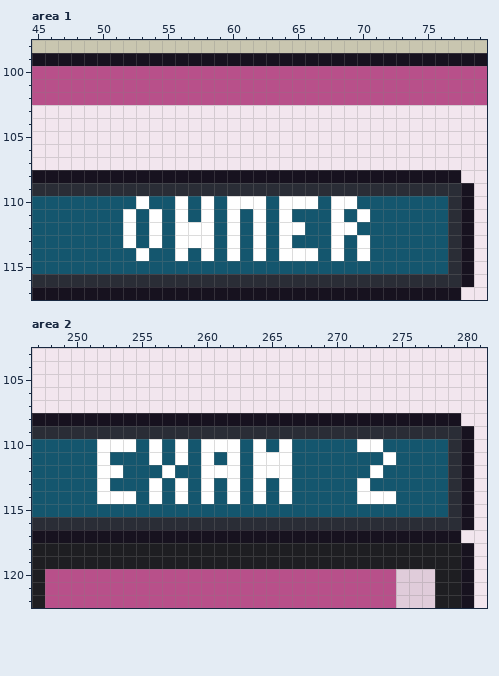
A pixel-art file gets an edit: office/site_dental_b.aseprite. That is the earlier state.
320x320 pixels, 1 frame. Colours within 5 levels of each other are drawn and written as one. Shown: area 1: x 45..79, y 98..117; area 2: x 247..281, y 103..122. The commit also changed other parts of the picture, which this record leaves out.
Now the later version:
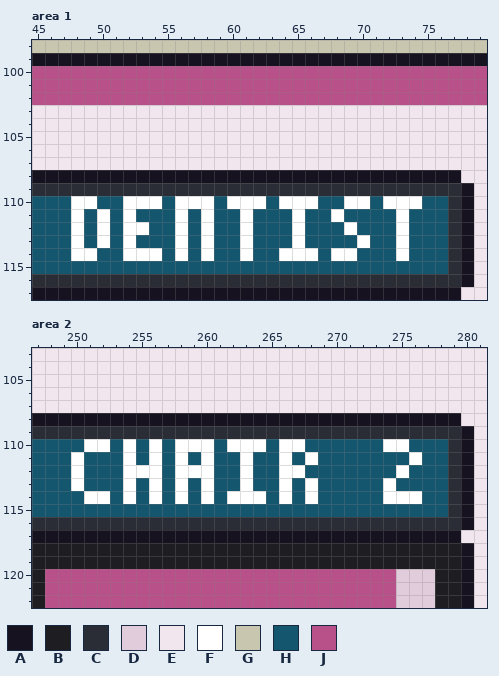
Palette (. is transparent): A #17121f  B #1e1e22  C #2a2d36  D #e0ccda  E #f2e6ee  F #ffffff  G #c9c6b0  H #14566e  J #b8508a
What changed:
Area 1, layer "Plate":
y 110: x 48..49 HH -> FF; x 52 H -> F; x 54 H -> F; x 57 H -> F; x 68 F -> H; x 70 H -> F; x 72..74 HHH -> FFF
y 111: x 48 H -> F; x 50 H -> F; x 54 F -> H; x 60..62 FHF -> HFH; x 64..65 FH -> HF; x 70 F -> H; x 73 H -> F
y 112: x 48 H -> F; x 50 H -> F; x 53..54 HF -> FH; x 57 F -> H; x 60..62 FHF -> HFH; x 64 F -> H; x 68 F -> H; x 73 H -> F
y 113: x 48 H -> F; x 50 H -> F; x 54 F -> H; x 57 F -> H; x 60..62 FHF -> HFH; x 64..65 FH -> HF; x 68 F -> H; x 73 H -> F
y 114: x 48..49 HH -> FF; x 52 H -> F; x 54 H -> F; x 60..62 FHF -> HFH; x 69..70 HF -> FH; x 73 H -> F
Area 2, layer "Plate":
y 110: x 251 H -> F; x 253 F -> H; x 259 H -> F; x 261 F -> H; x 263 H -> F; x 267 H -> F; x 272..275 FFHH -> HHFF
y 111: x 250 H -> F; x 252 F -> H; x 254 H -> F; x 262..265 FHFF -> HFHH; x 268 H -> F; x 274 F -> H; x 276 H -> F
y 112: x 250 H -> F; x 252..259 FFHHHFHH -> HHFFFHFF; x 261..265 FFHFF -> HHFHH; x 267 H -> F; x 273 F -> H; x 275 H -> F
y 113: x 250 H -> F; x 252 F -> H; x 254 H -> F; x 262..264 FHF -> HFH; x 268 H -> F; x 272 F -> H; x 274 H -> F
y 114: x 251 H -> F; x 253 F -> H; x 263 H -> F; x 268 H -> F; x 272..273 FF -> HH; x 275..276 HH -> FF
Boxes around the changes in both pictures, in picture pixels (x1, y1, x2, y2):
changed: (71, 196, 422, 261)
changed: (71, 439, 422, 504)
